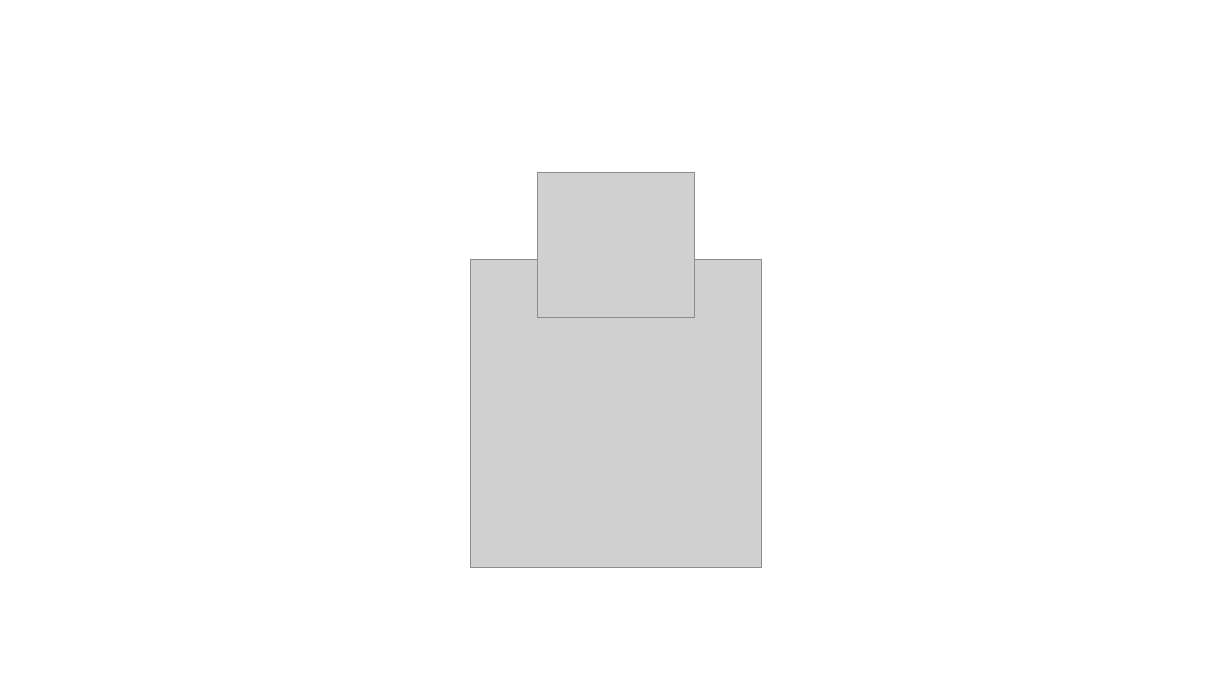
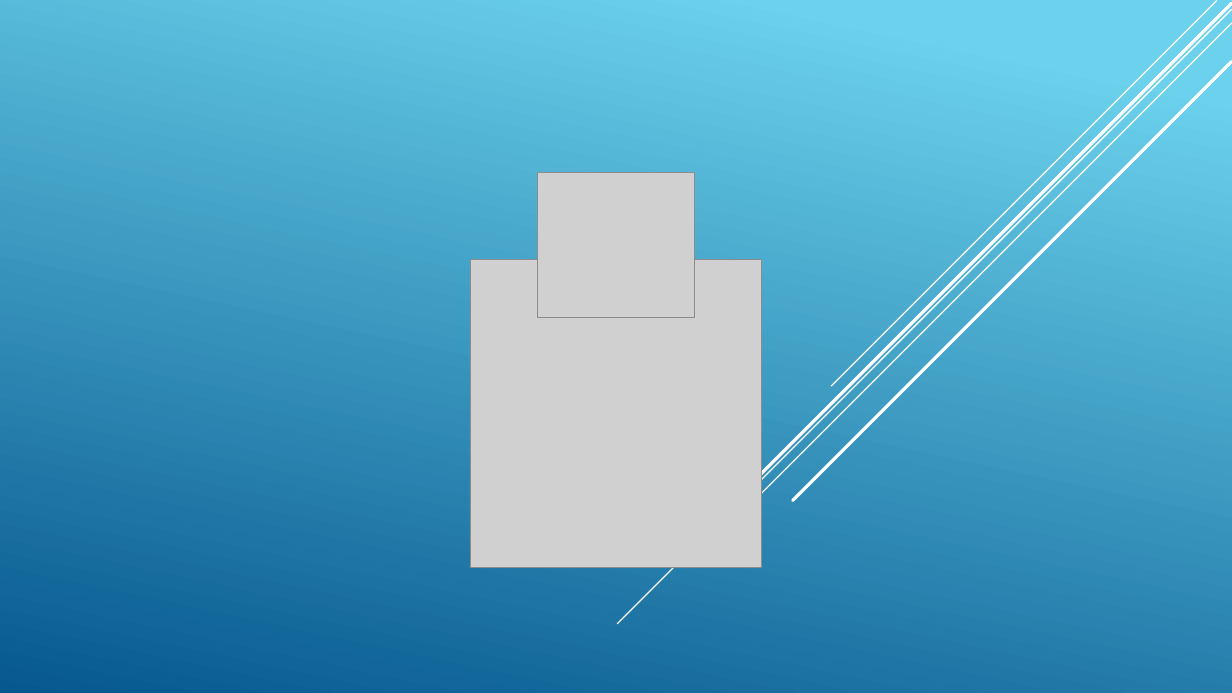
Before and after one commit to bolichealpino/Dunno, a slide deck: slide 1 of Apresentação1.pptx. Drawn at 1232x693 pixels with LibreOffice and Linux fonts; fonts in the diff are those of the drawing; grey boxes stand for pictures. Boxes give left, top, right and bottom in pixels: in the first picture for what was removed or moved away, otherwise in the second. Text is boxed around its words. In the diff, an @@ line names an element or a change of style, - is before the commit and + after.

```diff
--- a/Apresentação1.pptx
+++ b/Apresentação1.pptx
@@ background #FFFFFF to gradient #6ED2EB to #06588E @@
@@ line added from (1232, 9) to (617, 624), #FFFFFF 1 pt @@
@@ line added from (1232, 23) to (731, 524), #FFFFFF 1 pt @@
@@ line added from (1232, 4) to (741, 494), #FFFFFF 2.5 pt @@
@@ line added from (1216, 1) to (832, 386), #FFFFFF 1 pt @@
@@ line added from (1232, 62) to (793, 501), #FFFFFF 2.5 pt @@
```
Also in this commit, not shown: 1 other slide changed, 4 slides added, 1 other file.
